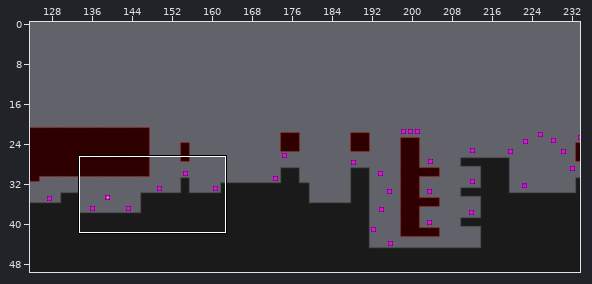
A Tiled map gets an edit: Maps/level2_01.tmx. Above: a wide view before the commit, with the close-up outlined.
Close-up. As it was:
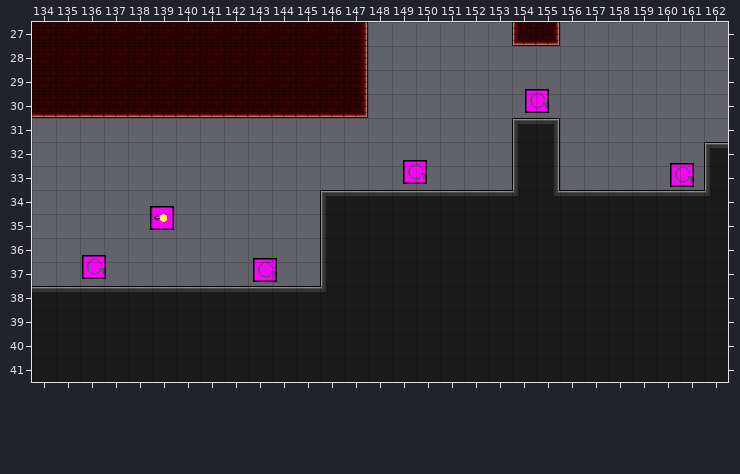
Cells are 32x32 px. Shown: x 134..162, y 27..41. The commit also changed other parts of the map, which this record leaves out.
Now the later version:
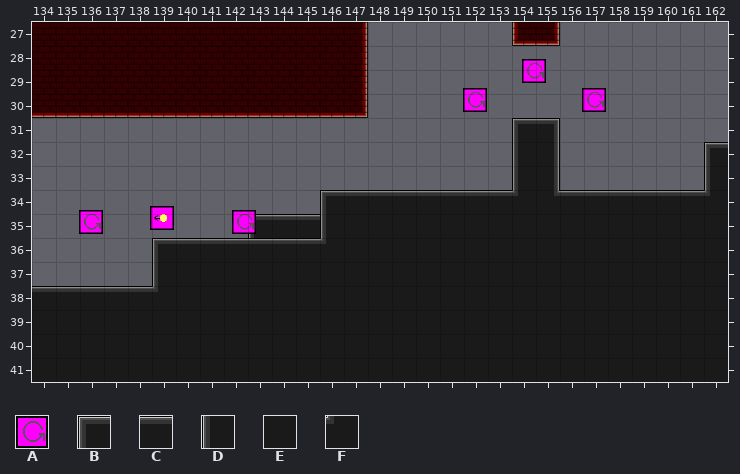
Key: from "../Recess_Race_0_2/Assets/Rece": A 34; from "TileSet-Pavement": B 0, C 1, D 5, E 6, F 9.
_ is an empty cell.
Objects are placed by their top-left corner, in cells (3,4 is the top-left corner of cell 3,4); size is 1x1 cell unless given.
The edit:
Layer "Tile Layer 1":
y 35: x 143..145 ___ -> BCC
y 36: x 139..146 _______D -> BCCCCCCF
y 37: x 139..146 _______D -> DEEEEEEE
y 38: x 139..146 CCCCCCCF -> FEEEEEEE
Layer "Garbages":
changed: A at 154.5,29.8 -> A at 154.4,28.5
changed: A at 149.5,32.8 -> A at 152,29.8
changed: A at 160.6,32.9 -> A at 156.9,29.8
changed: A at 136.1,36.7 -> A at 136,34.8
changed: A at 143.2,36.8 -> A at 142.3,34.8
